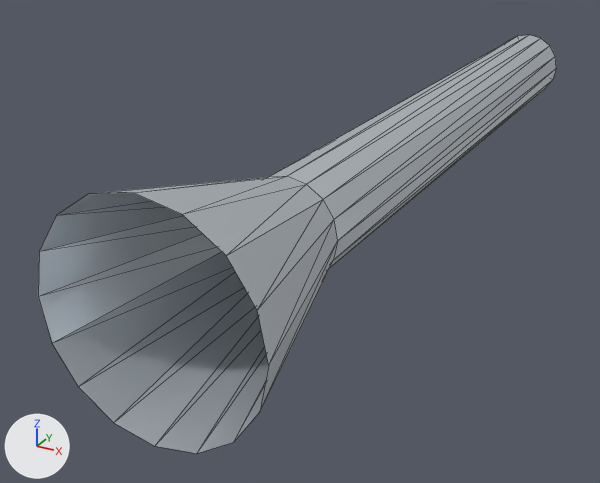
One commit to the glTF model public/assets/parts/PART-FLUID-TUBE-SILICONE-MED/model.gltf: the scene before it, then after it.
Rendered twice from a 50 mm lens placed at (8.45, -22.27, 7.17), pointed at (-2.36, -2.62, -2.65). Arrows for +X, +Y and +Z are at lower left; the lights stay in place. The first picture is the older version. Mesh edges are drawn as thin lines.

Objects in the first picture: 'model'.
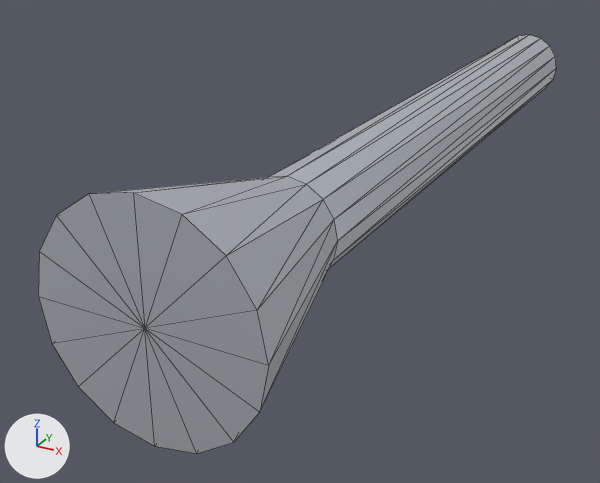
Where the change shows, as pixel boxes (x1, y1, x2, y2) in the pictures (600 x 483 px):
part 1 of me_model_geometry, added
    after: (38, 193, 269, 453)

Diff of the bpy script that builds the scene:
```diff
--- a/public/assets/parts/PART-FLUID-TUBE-SILICONE-MED/model.gltf.py
+++ b/public/assets/parts/PART-FLUID-TUBE-SILICONE-MED/model.gltf.py
@@ me_model_geometry @@
 # used by ob_model
-me_model_geometry.from_pydata(...)  # 49 vertices, 80 faces; spans x -2.5..2.5, y -12.5..12.5, z -2.5..2.5
+me_model_geometry.from_pydata(...)  # 50 vertices, 96 faces; spans x -2.5..2.5, y -12.5..12.5, z -2.5..2.5
+# me_model_geometry part 1
+# 1 vertex is added at (0.0, -12.5, 0.0)
+# 16 new faces join them
+# other edits to the shape of me_model_geometry do not show in these pictures
 me_model_geometry.materials.append(mat_pbr_standard)
```
